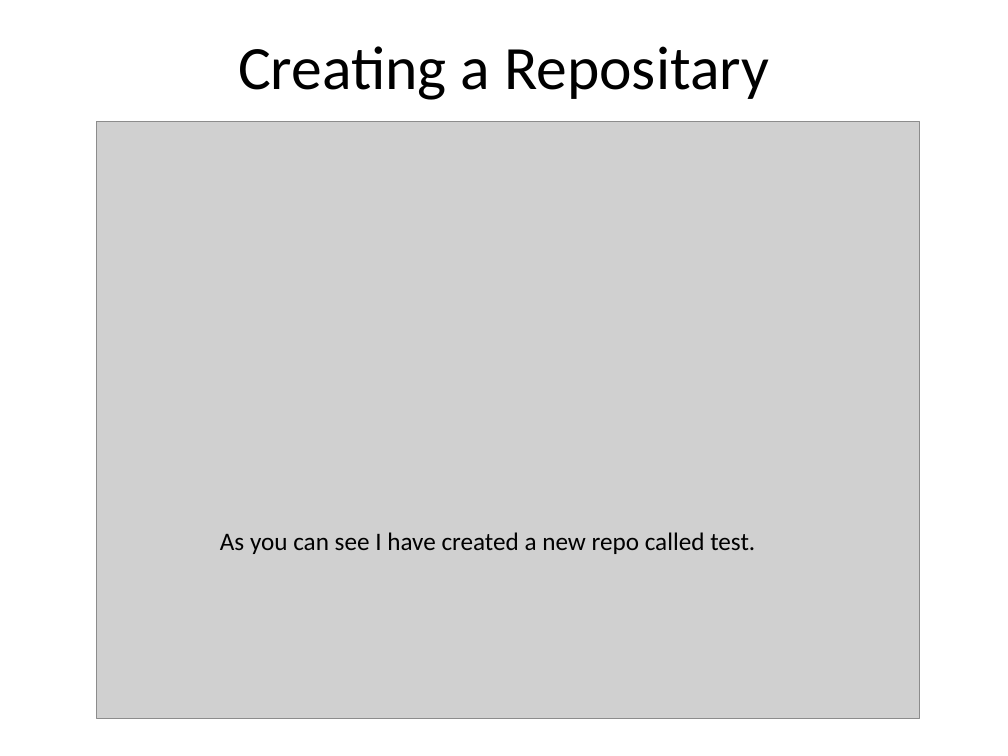
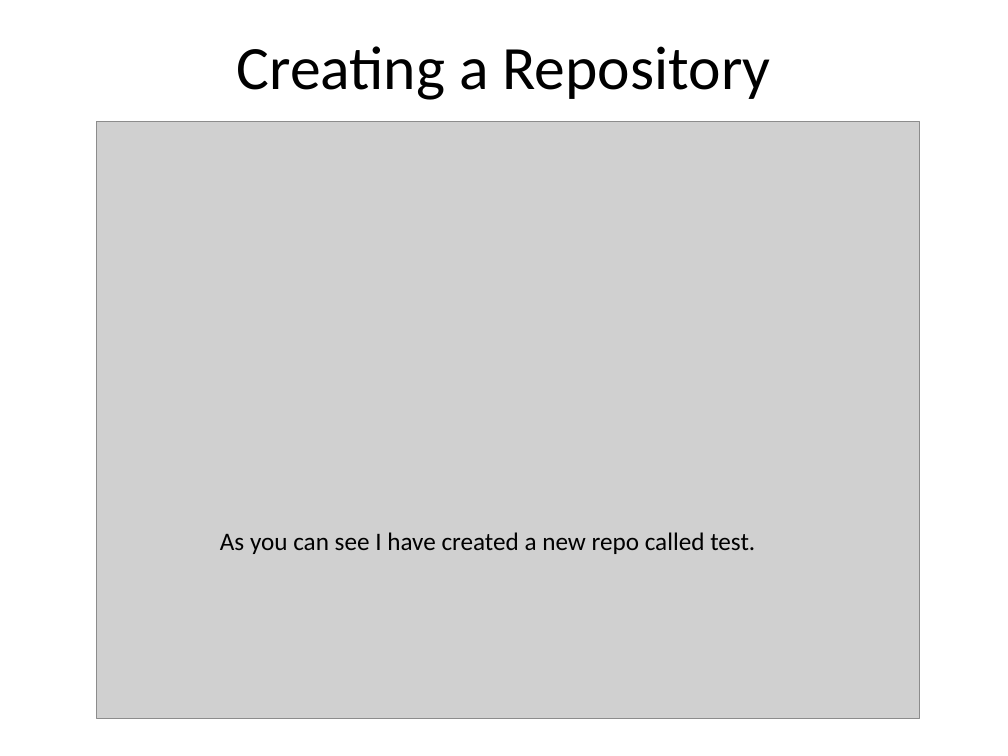
Before and after one commit to JaceTan/programming-notes, a slide deck: slide 7 of Github Commands.pptx. Drawn at 1008x756 pixels with LibreOffice and Linux fonts; fonts in the diff are those of the drawing; grey boxes stand for pictures. Boxes give left, top, right and bottom in pixels: in the first picture for what was removed or moved away, otherwise in the second. Text is boxed around its words. In the diff, an @@ line names an element or a change of style, - is before the commit and + after.

```diff
--- a/Github Commands.pptx
+++ b/Github Commands.pptx
@@ title at (237, 46, 771, 100): text changed @@
-Creating a Repositary
+Creating a Repository
```
Also in this commit, not shown: 3 other slides changed, 2 other files.
